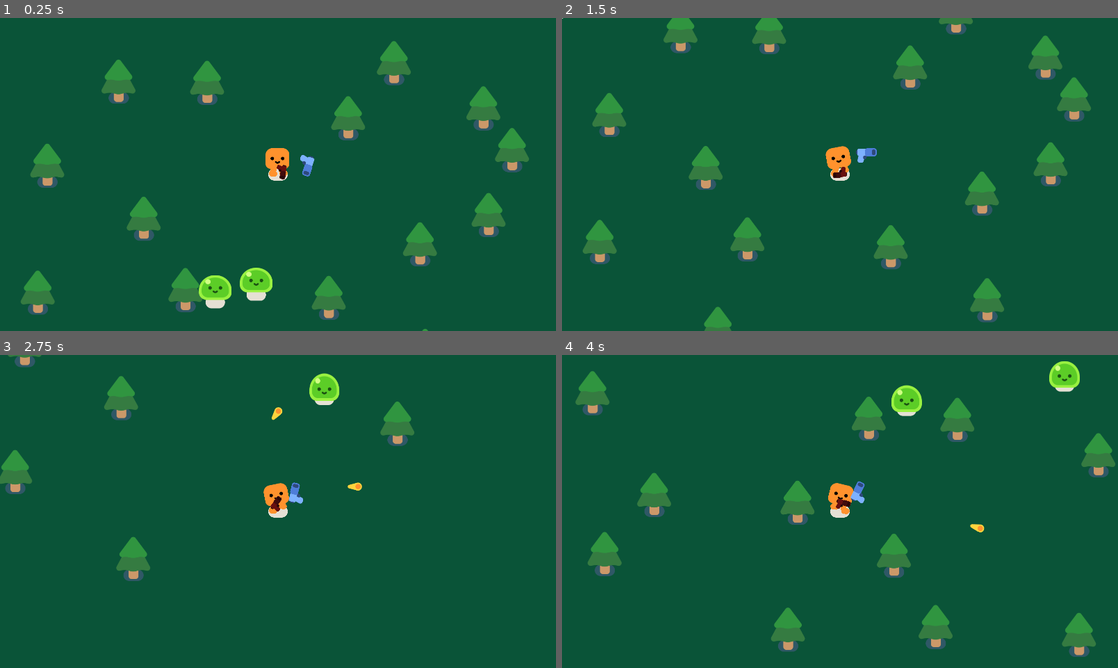
Above: before the commit, frames 1-4 (two rows, left to right).
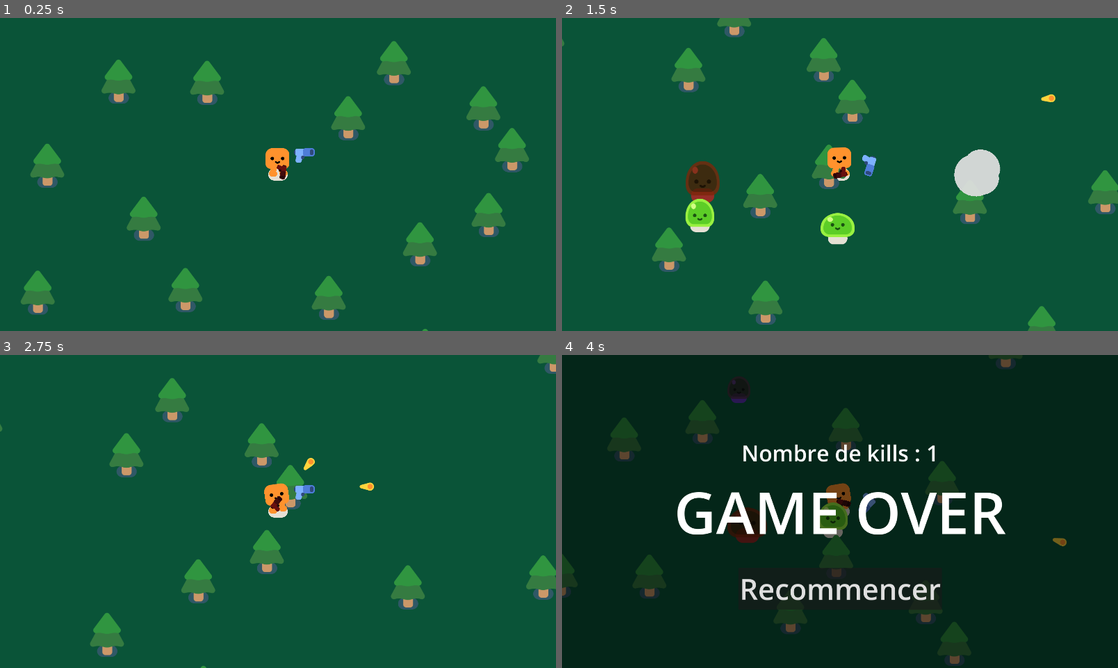
Above: after the commit, the same moments.

Repository: CarrascosaArnaud/VampSurv
Game: Godot game, scene res://scenes/game.tscn
The game is run twice, just before and just after one commit, with the same random seed, the same clock (stepped at 60 frames per second) and the same inputs.
Inputs (mouse positions are in pixels of both pictures, inside the frame that each line leads up to):
- Up to frame 1 (0.25 s): no input
- Up to frame 2 (1.5 s): move the mouse to (962, 158) at 0.52 s; press the mouse at (962, 158) at 0.53 s; hold D (move_right) 0.53-1.28 s; move the mouse to (728, 190) at 1.27 s; release the mouse at (728, 190) at 1.28 s; hold S (move_down) from 1.28 s (still down); click (728, 190) at 1.35 s
- Up to frame 3 (2.75 s): move the mouse to (333, 442) at 2.02 s; release S (move_down) at 2.03 s; press the mouse at (333, 442) at 2.03 s; hold D (move_right) from 2.03 s (still down)
- Up to frame 4 (4 s): move the mouse to (812, 574) at 2.77 s; release D (move_right) at 2.78 s; release the mouse at (812, 574) at 2.78 s; hold W (move_up) 2.78-3.53 s; click (812, 574) at 2.85 s; move the mouse to (1006, 558) at 3.52 s; press the mouse at (1006, 558) at 3.53 s; hold A (move_left) from 3.53 s (still down)

The runs differ from the first frame. In frame 1, 1.2% of the frame differs, in the area x 35-57%, y 41-93%; in frame 2, 14%; in frame 3, 7.9%; in frame 4, 100%, in the area x 0-100%, y 0-100%.

Commit message:
v0.6
New slimes added

1/5 chance of a slime varient :
  1/2 = red (slower, healthier)
  1/2 = purple (faster, less healthy)

Diff:
--- a/project.godot
+++ b/project.godot
@@ -77,7 +77,10 @@
 config/name="VampSurv"
 run/main_scene="res://scenes/game.tscn"
 config/features=PackedStringArray("4.2", "Forward Plus")
-config/icon="res://icon.png"
+
+[audio]
+
+buses/default_bus_layout=""
 
 [autoload]
 
--- a/scripts/game.gd
+++ b/scripts/game.gd
@@ -1,10 +1,6 @@
 extends Node2D
 
 var score = 0
-
-func _ready():
-	spawn_mob()
-	spawn_mob()
 
 func spawn_mob():
 	var new_mob = preload("res://scenes/mob.tscn").instantiate()
--- a/scripts/mob.gd
+++ b/scripts/mob.gd
@@ -1,15 +1,28 @@
 extends CharacterBody2D
 
 var health = 3
+var randomGen = randi_range(1,5)
+var speed = 750.0
 
 @onready var player = get_node("/root/Game/Player")
 
 func _ready():
 	%Slime.play_walk()
+	if(randomGen == 1):
+		$Slime.modulate = Color.from_hsv(1,0.8,0.8,0.8)
+		$Slime.scale = Vector2(1.2, 1.2)
+		health = 5
+		speed = 500
+
+	if(randomGen == 2):
+		$Slime.modulate = Color(0.5,0.2,1,0.8)
+		$Slime.scale = Vector2(0.8, 0.8)
+		health = 1
+		speed = 900
 
 func _physics_process(delta):
 	var direction = global_position.direction_to(player.global_position)
-	velocity = direction * 750.0
+	velocity = direction * speed
 	move_and_slide()
 
 
Not shown: 2 places in scenes/mob.tscn that only renumber resources
